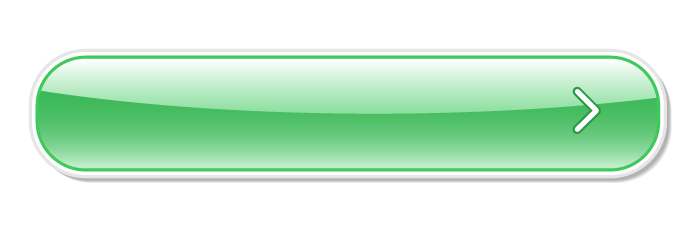
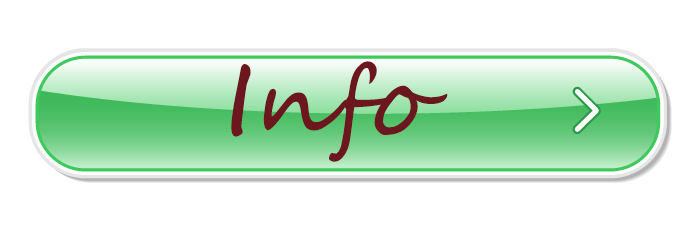
Layer changes from the first 700px x 232px image to the second:
added layer "Info" above "Capa 1" over [231, 61, 448, 162]
added layer "Capa 2" over [28, 48, 668, 162]
